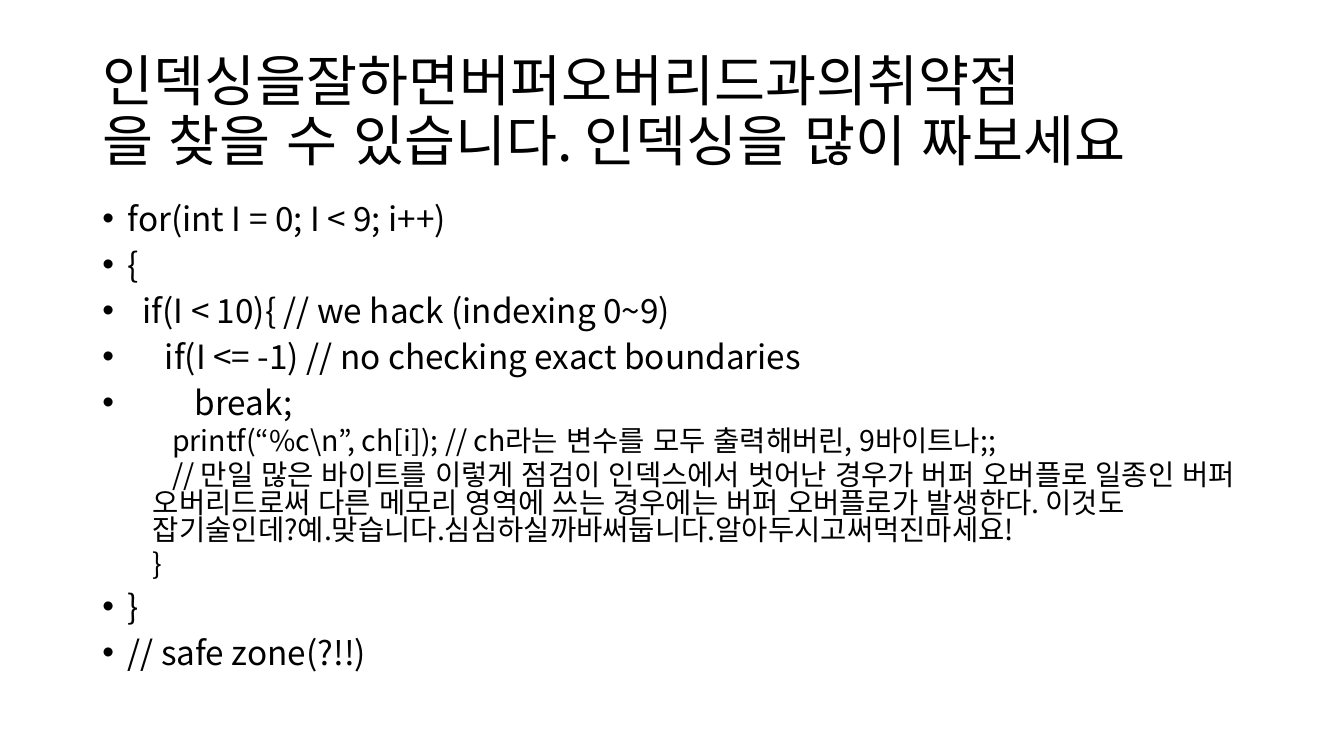
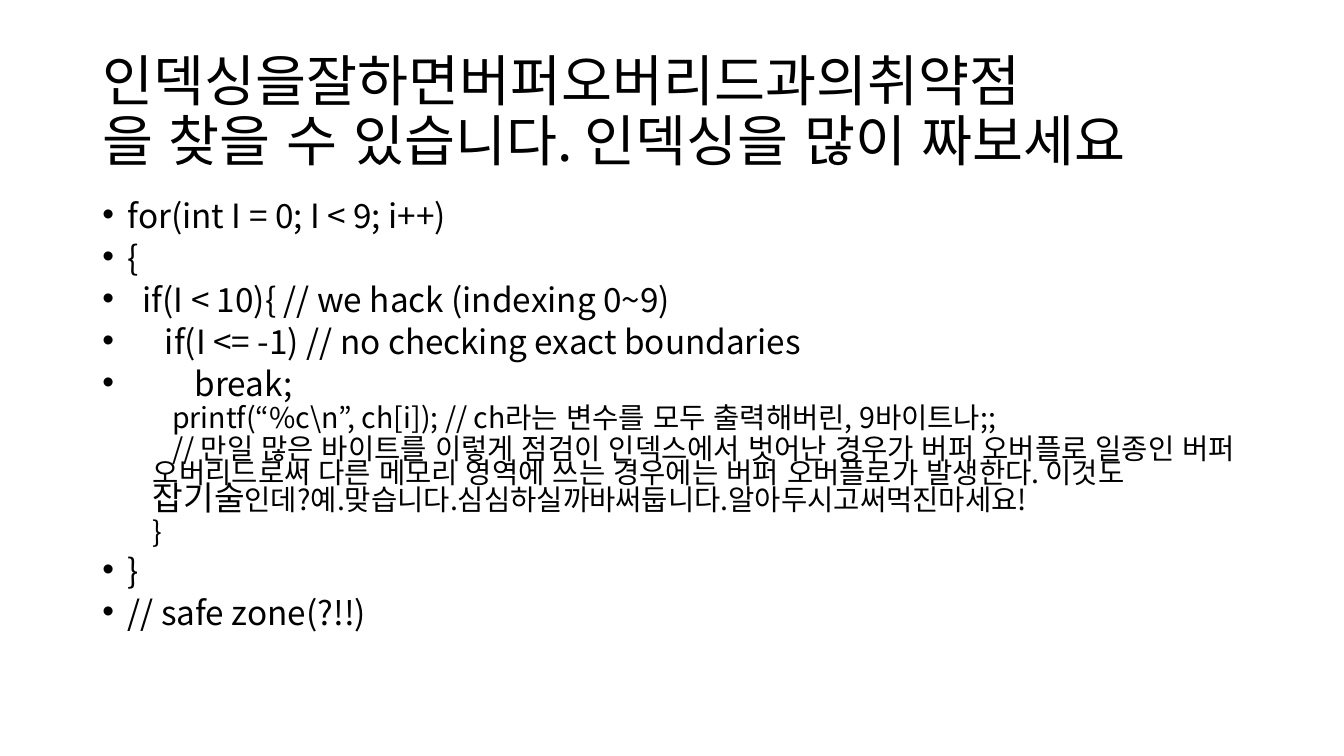
Before and after one commit to tkopppop/CveSs, a slide deck: slide 2 of 바이너리디핑론과부가적해킹기법들소개.pptx. Drawn at 1344x756 pixels with LibreOffice and Linux fonts; fonts in the diff are those of the drawing. Boxes give left, top, right and bottom in pixels: in the first picture for what was removed or moved away, otherwise in the second. Text is boxed around its words. In the diff, an @@ line names an element or a change of style, - is before the commit and + after.

```diff
--- a/바이너리디핑론과부가적해킹기법들소개.pptx
+++ b/바이너리디핑론과부가적해킹기법들소개.pptx
@@ text "for(int I = 0; I ..." at [128, 201, 1235, 632]: size 20.4 to 23.8 pt in "잡기술인데?예.맞습니다.심심하실까바써둡니다.알아두시고써먹진마세요!"; line spacing 0.8 to 0.7 @@
```
Also in this commit, not shown: 7 other slides changed, 1 slide added.
